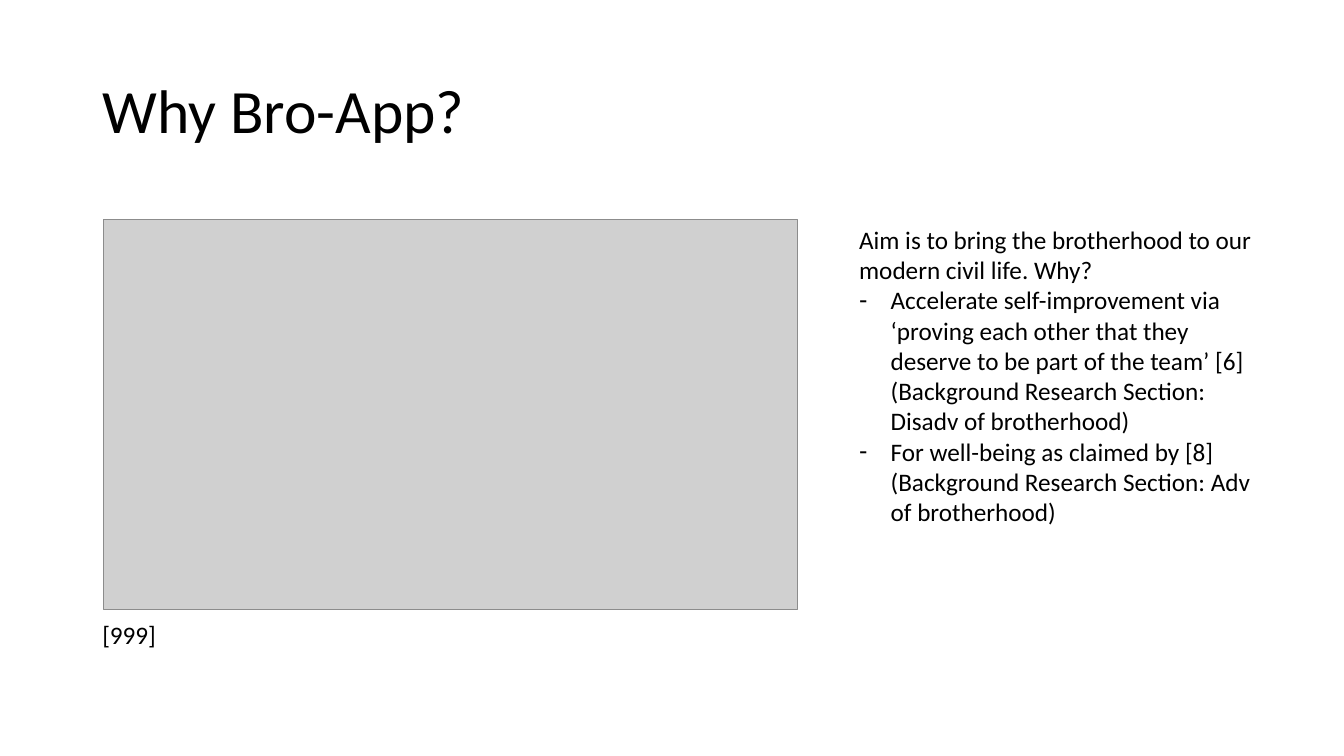
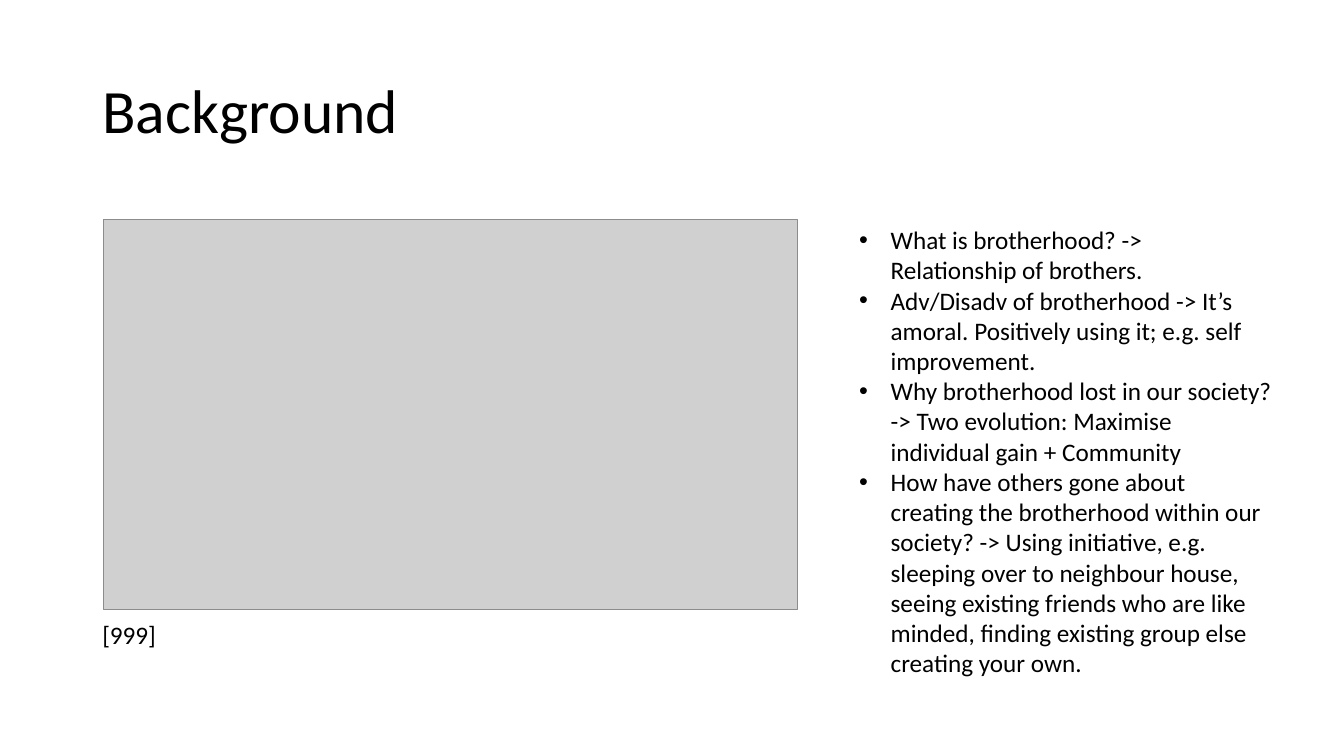
Before and after one commit to AjayaRai/bro-online, a slide deck: slide 2 of Challenge Week/Challenge Week Presentation.pptx (slide 4 before the commit). Drawn at 1344x756 pixels with LibreOffice and Linux fonts; fonts in the diff are those of the drawing; grey boxes stand for pictures. Boxes give left, top, right and bottom in pixels: in the first picture for what was removed or moved away, otherwise in the second. Text is boxed around its words. In the diff, an @@ line names an element or a change of style, - is before the commit and + after.

```diff
--- a/Challenge Week/Challenge Week Presentation.pptx
+++ b/Challenge Week/Challenge Week Presentation.pptx
@@ title at (102,90,398,144): text changed @@
-Why Bro-App?
+Background
@@ text at (891,231,1271,677): text changed @@
-Aim is to bring the brotherhood to our modern civil life. Why?
-– Accelerate self-improvement via ‘proving each other that they deserve to be part of the team’ [6] (Background Research Section: Disadv of brotherhood)
-– For well-being as claimed by [8] (Background Research Section: Adv of brotherhood)
+• What is brotherhood? -> Relationship of brothers.
+• Adv/Disadv of brotherhood -> It’s amoral. Positively using it; e.g. self improvement.
+• Why brotherhood lost in our society? -> Two evolution: Maximise individual gain + Community
+• How have others gone about creating the brotherhood within our society? -> Using initiative, e.g. sleeping over to neighbour house, seeing existing friends who are like minded, finding existing group else creating your own.
```
Also in this commit, not shown: 2 other slides changed, 1 slide added, 1 slide removed, 1 other file.
